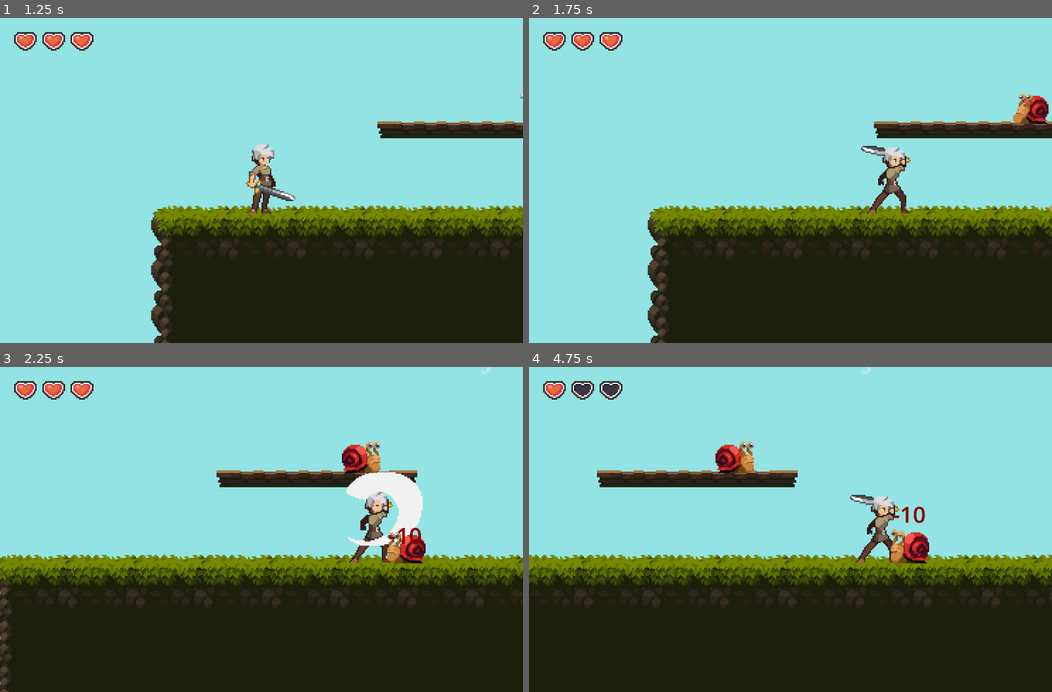
Above: before the commit, frames 1-4 (two rows, left to right).
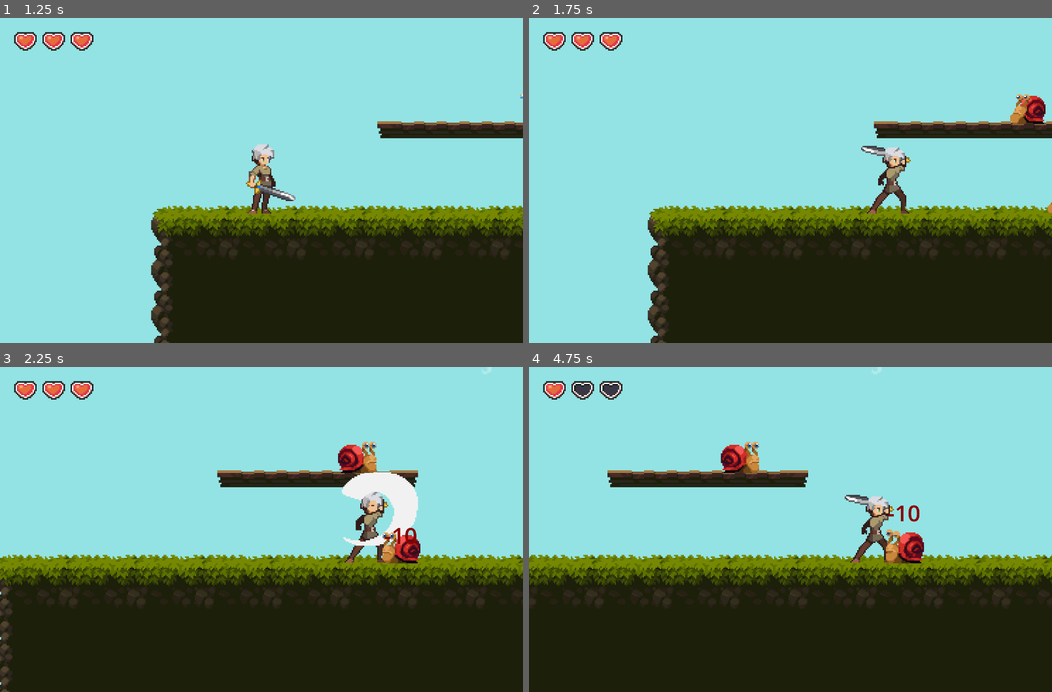
Above: after the commit, the same moments.

Repository: VietNguyen02/Tetra-Trails
Game: Godot game, scene res://UI/MainMenu.tscn
The game is run twice, just before and just after one commit, with the same random seed, the same clock (stepped at 60 frames per second) and the same inputs.
Inputs:
- Up to frame 1 (1.25 s): click "Start" at 0.5 s
- Up to frame 2 (1.75 s): hold Right (ui_right) from 1.28 s (still down); hold P (Attack) from 1.28 s (still down); tap Space (jump) at 1.52 s
- Up to frame 3 (2.25 s): keep holding Right (ui_right); release P (Attack) at 2.03 s; tap P (Attack) at 2.1 s
- Up to frame 4 (4.75 s): tap Space (jump) at 2.27, 3.77, 4.52 s; release Right (ui_right) at 2.78 s; hold Left (ui_left) 2.78-3.53 s; hold P (Attack) 2.78-3.53 s; hold Right (ui_right) from 3.53 s (still down); tap P (Attack) at 3.6 s; hold P (Attack) from 4.28 s (still down)

Frame 1 is identical in both runs. In frame 2, 0.4% of the frame differs, in the area x 92-100%, y 23-61%; in frame 3, 3.5%; in frame 4, 6.9%, in the area x 0-100%, y 0-71%.

Commit message:
Updated enemy speed and player fall through position number

Diff:
--- a/Prefab/enemy.tscn
+++ b/Prefab/enemy.tscn
@@ -140,6 +140,7 @@
 [node name="Enemy" type="CharacterBody2D" node_paths=PackedStringArray("hit_state", "death_state")]
 collision_layer = 4
 script = ExtResource("1_4ei35")
+speed = 30.0
 hit_state = NodePath("CharacterStateMachine/Hit")
 death_state = NodePath("CharacterStateMachine/Death")
 
--- a/Scripts/player.gd
+++ b/Scripts/player.gd
@@ -45,7 +45,7 @@
 func _input(event : InputEvent):
 	# Logic for going down one-way platforms
 	if (event.is_action_pressed("ui_down") && is_on_floor()):
-		position.y += 2.5
+		position.y += 3.5
 
 func update_animation():
 	animation_tree.set("parameters/Move/blend_position", direction.x)
